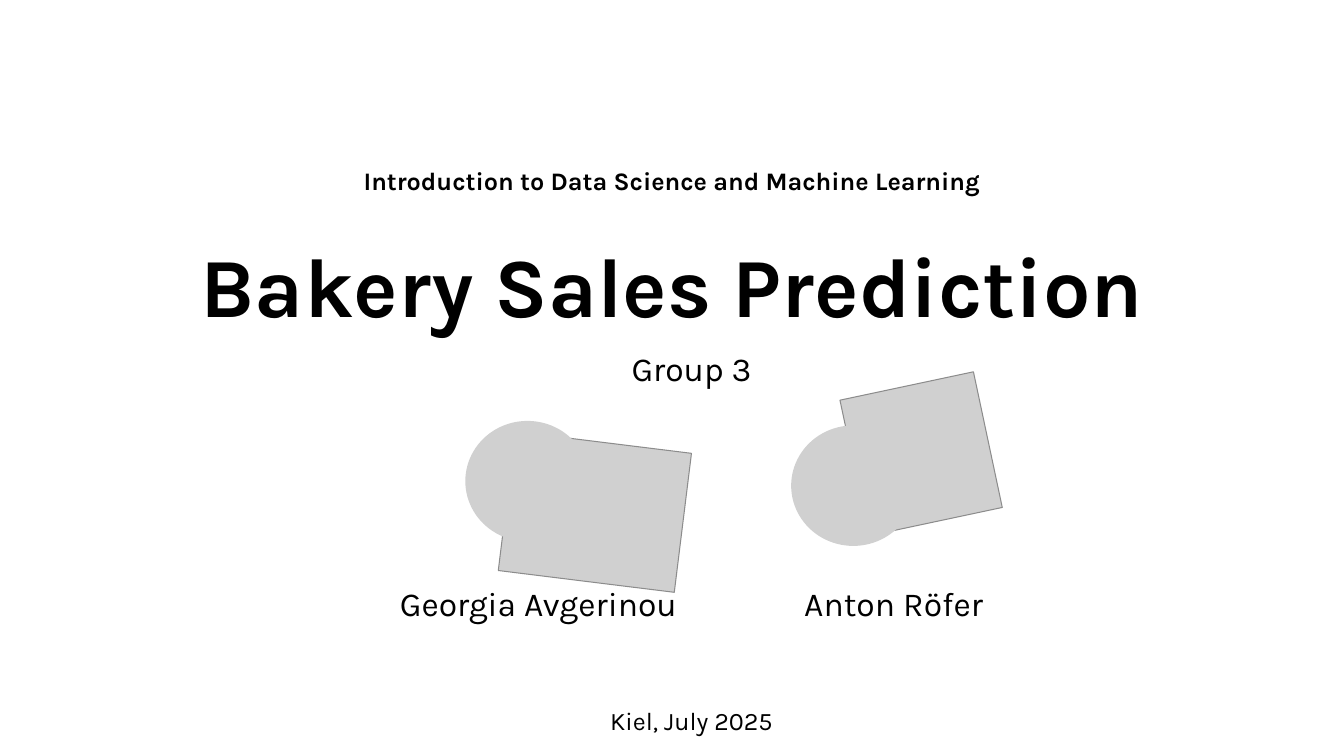
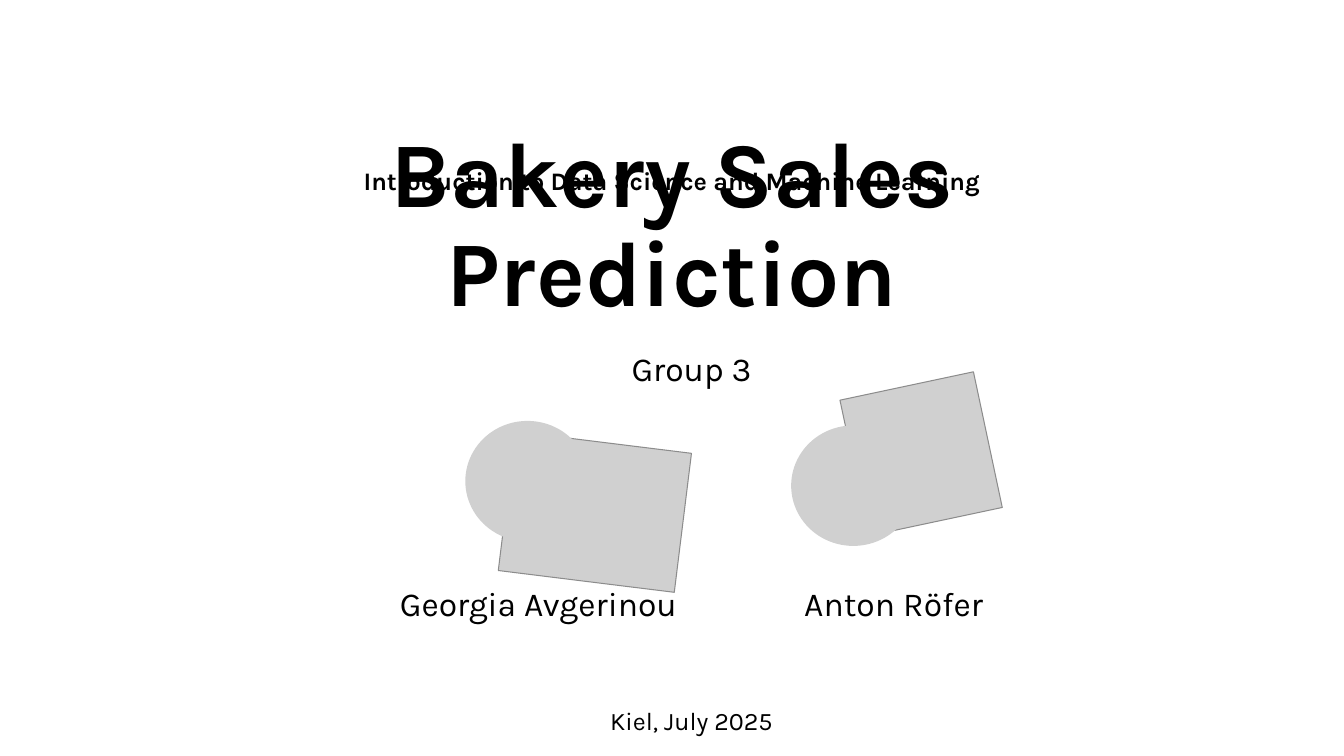
Before and after one commit to antonroefer/bakery-sales-prediction-group-3, a slide deck: slide 1 of 4_Presentation/Group 3.pptx. Drawn at 1344x756 pixels with LibreOffice and Linux fonts; fonts in the diff are those of the drawing; grey boxes stand for pictures. Boxes give left, top, right and bottom in pixels: in the first picture for what was removed or moved away, otherwise in the second. Text is boxed around its words. In the diff, an @@ line names an element or a change of style, - is before the commit and + after.

```diff
--- a/4_Presentation/Group 3.pptx
+++ b/4_Presentation/Group 3.pptx
@@ title "Bakery Sales Prediction": place and size @@
-title "Bakery Sales Prediction" at (200,257,1143,337)
+title "Bakery Sales Prediction" at (391,143,953,308)
@@ title "Bakery Sales Prediction" at (391,143,953,308): size 60 to 66 pt @@
```
Also in this commit, not shown: 8 other slides changed, 7 slides added, 2 slides removed.
